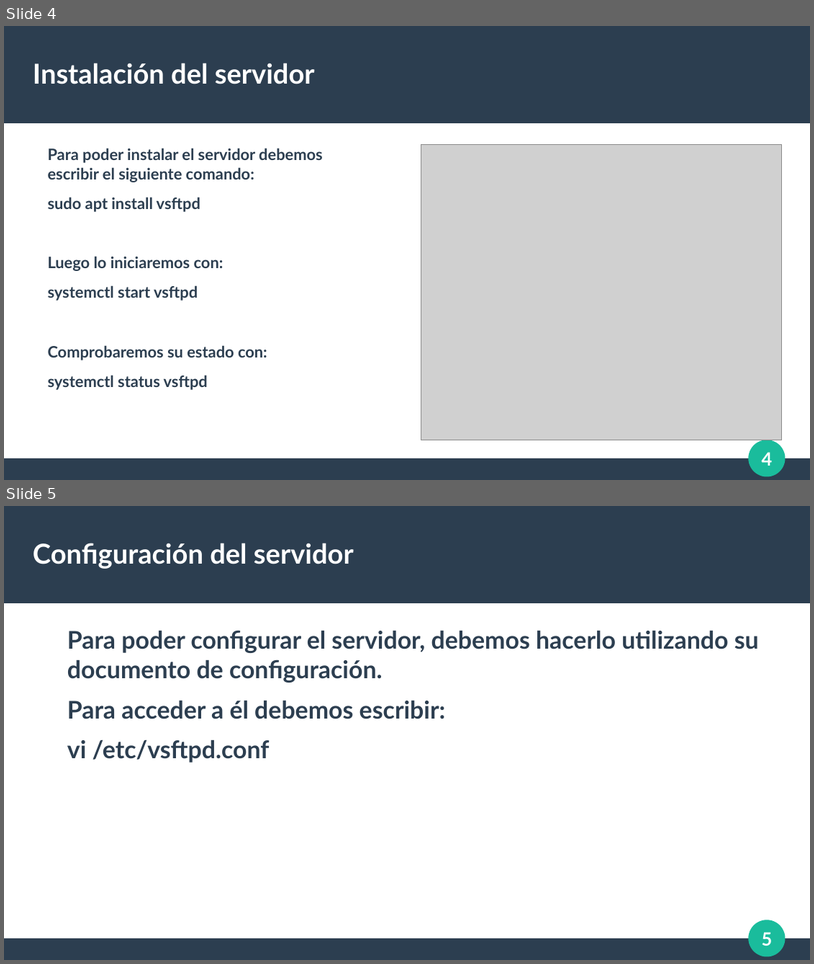
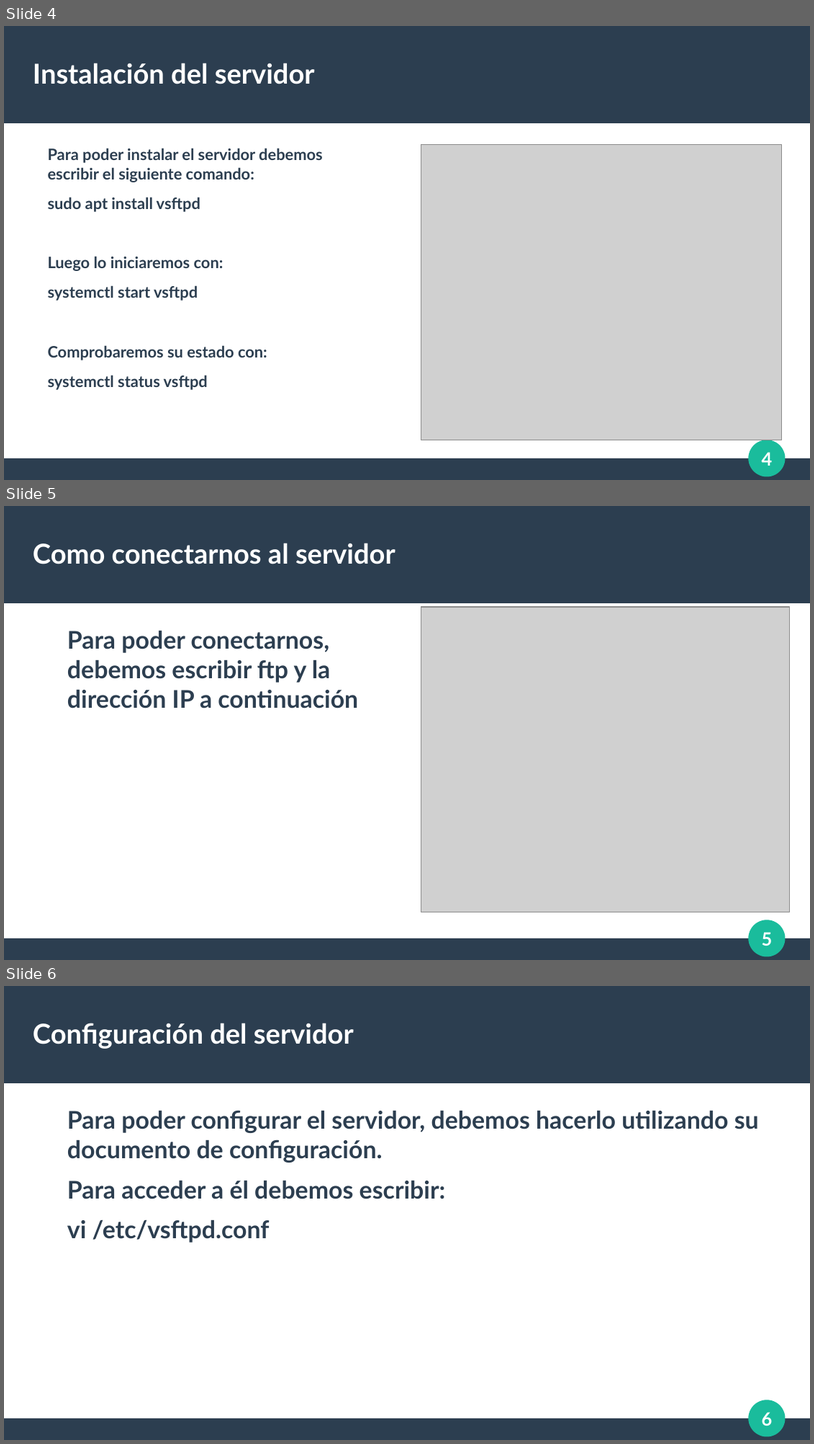
Before and after one commit to RubenAC1999/Clase, a slide deck: SistemasInfor/Tema 8/UD8_Agra_Casal_Ruben_presentacion_ftp.odp. Shown one above the other, each under a label of ours: slides 4 and 5 before the commit, slides 4, 5 and 6 after it. The pictures are 814x964 and 814x1444 pixels, drawn with LibreOffice and Linux fonts; fonts in the diff are those of the drawing; grey boxes stand for pictures. Boxes give left, top, right and bottom in pixels: in the first picture for what was removed or moved away, otherwise in the second. Text is boxed around its words. In the diff, an @@ line names an element or a change of style, - is before the commit and + after.

```diff
--- a/SistemasInfor/Tema 8/UD8_Agra_Casal_Ruben_presentacion_ftp.odp
+++ b/SistemasInfor/Tema 8/UD8_Agra_Casal_Ruben_presentacion_ftp.odp
@@ slide 5 added at (x1=4, y1=506, x2=810, y2=960), background #FFFFFF; not listed: 4 template elements that a slide beside it also shows @@
@@ title added at (x1=33, y1=543, x2=396, y2=564), 27 pt, text #FFFFFF, bold @@
+Como conectarnos al servidor
@@ picture added at (x1=422, y1=607, x2=791, y2=912) @@
@@ text added at (x1=67, y1=631, x2=358, y2=708), 24 pt, text #2C3E50, bold @@
+Para poder conectarnos, debemos escribir ftp y la dirección IP a continuación
@@ what was slide 5 is now slide 6 @@
@@ page number at (x1=762, y1=1412, x2=773, y2=1425): text changed @@
-5
+6
```
Also in this commit, not shown: 2 other slides added.
